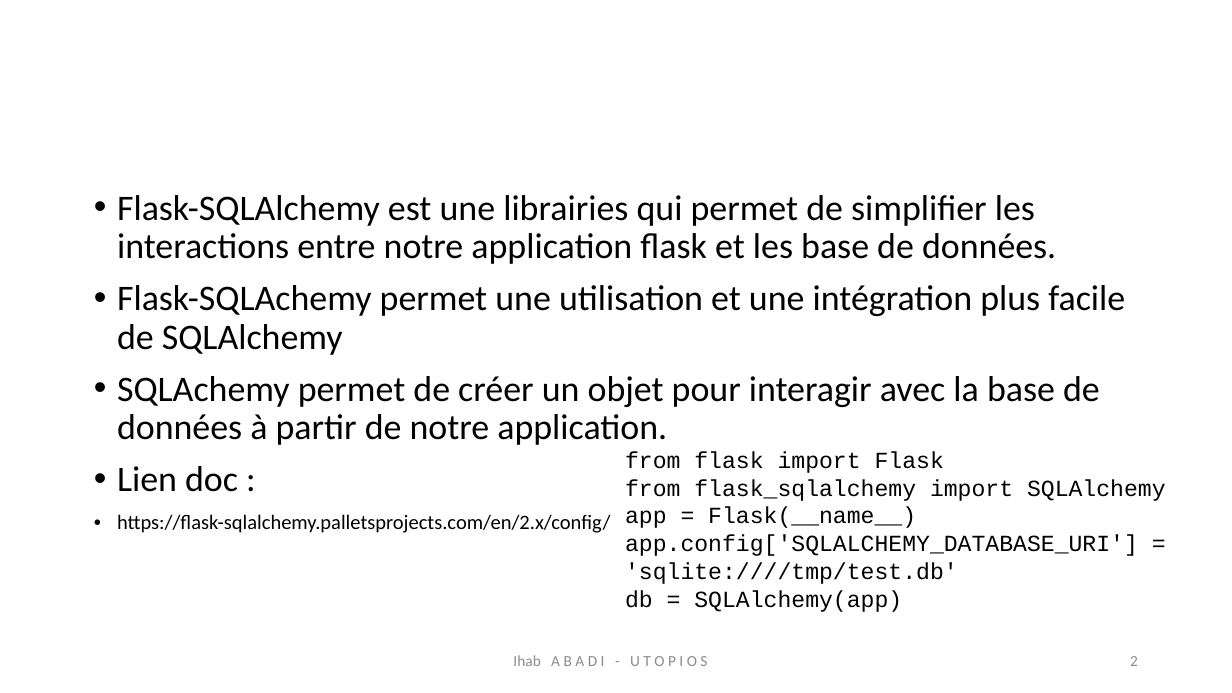
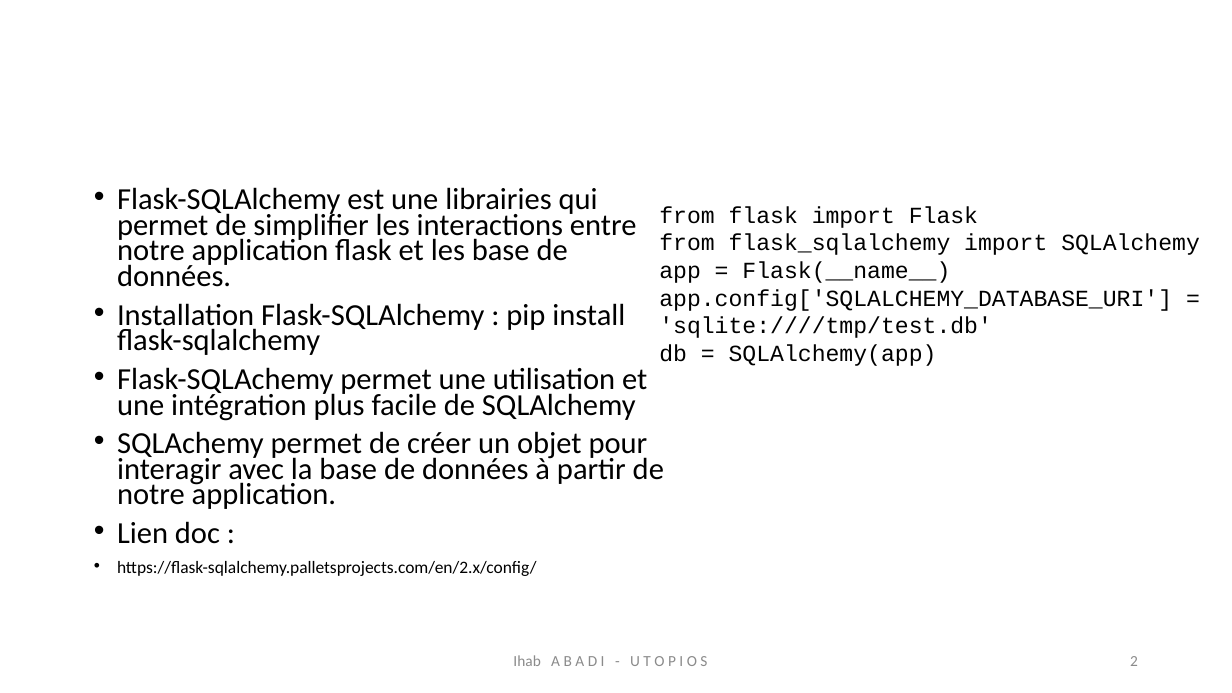
Before and after one commit to utopios/python_harmonic_poei, a slide deck: slide 2 of supports/Formation Module-6-partie-2.pptx. Drawn at 1232x693 pixels with LibreOffice and Linux fonts; fonts in the diff are those of the drawing; background and template pictures are left out. Boxes give left, top, right and bottom in pixels: in the first picture for what was removed or moved away, otherwise in the second. Text is boxed around its words. In the diff, an @@ line names an element or a change of style, - is before the commit and + after.

```diff
--- a/supports/Formation Module-6-partie-2.pptx
+++ b/supports/Formation Module-6-partie-2.pptx
@@ text at <box>117,187,664,576</box>: size 28 to 23.8 pt in "Flask-SQLAlchemy est une librairies qui permet de ...", "Flask-SQLAchemy permet une utilisation et une intégration ...", "SQLAchemy permet de créer un objet pour ...", "Lien doc :"; size 16 to 13.6 pt in "https://flask-sqlalchemy.palletsprojects.com/en/2.x/config/"; line spacing 0.9 to 0.7 @@
@@ text "from flask import Flask from ...": place and size @@
-text "from flask import Flask from ..." at <box>625,451,1166,612</box>
+text "from flask import Flask from ..." at <box>659,206,1200,366</box>
@@ text at <box>117,303,625,355</box>: paragraph added @@
+• Installation Flask-SQLAlchemy : pip install flask-sqlalchemy
```
Also in this commit, not shown: 2 slides added, 20 other files.
